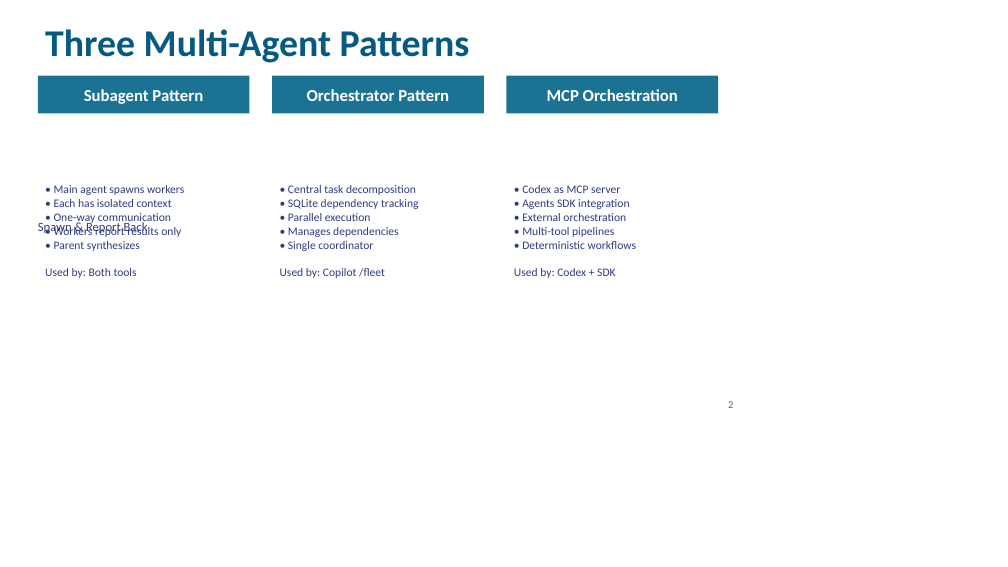
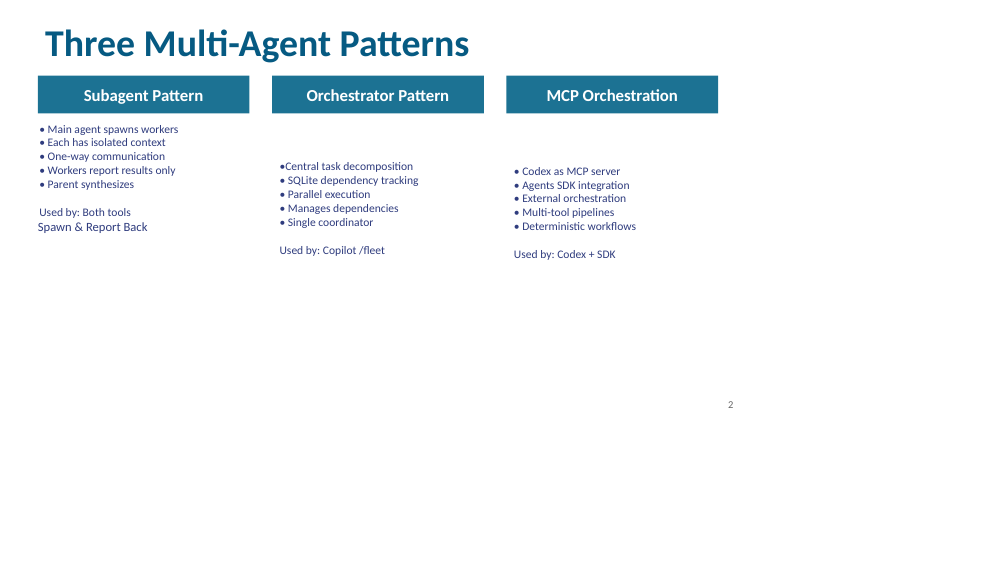
Before and after one commit to majidraza1228/mcp-postgres, a slide deck: slide 2 of docs/codex-copilot-multiagent.pptx. Drawn at 1008x567 pixels with LibreOffice and Linux fonts; fonts in the diff are those of the drawing. Boxes give left, top, right and bottom in pixels: in the first picture for what was removed or moved away, otherwise in the second. Text is boxed around its words. In the diff, an @@ line names an element or a change of style, - is before the commit and + after.

```diff
--- a/docs/codex-copilot-multiagent.pptx
+++ b/docs/codex-copilot-multiagent.pptx
@@ text "• Main agent spawns workers" moved from (x1=45, y1=185, x2=184, y2=278) to (x1=39, y1=125, x2=178, y2=218) @@
@@ text "•Central task decomposition" moved from (x1=280, y1=185, x2=419, y2=278) to (x1=280, y1=162, x2=419, y2=256) @@
@@ text "• Codex as MCP server" moved from (x1=514, y1=185, x2=636, y2=278) to (x1=514, y1=167, x2=636, y2=260) @@
@@ text at (x1=280, y1=162, x2=413, y2=172): spaces changed @@
-• Central task decomposition
+•Central task decomposition
```
Also in this commit, not shown: 5 other slides changed, 3 other files.
